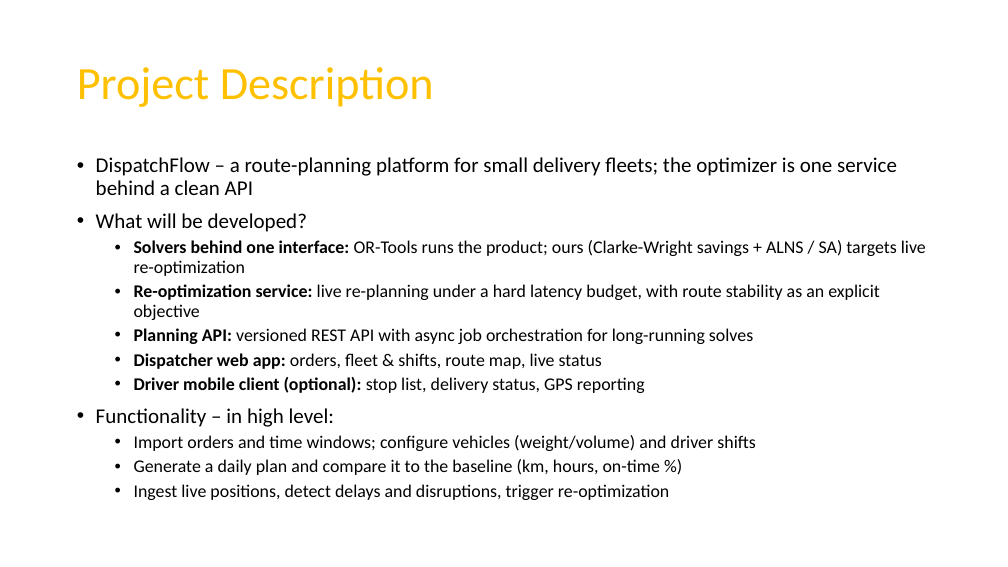
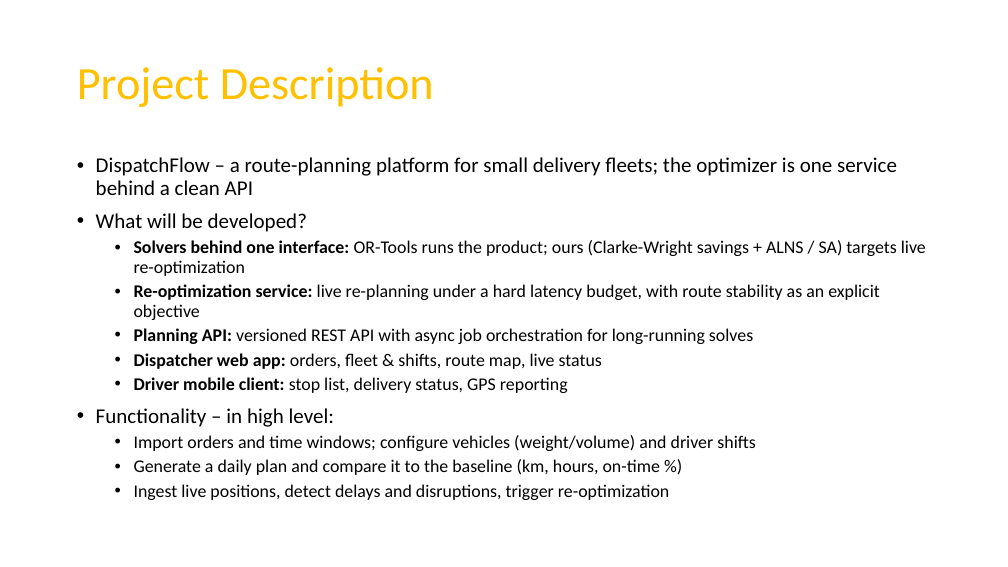
Before and after one commit to NaimElijah/DispatchFlow, a slide deck: slide 6 of docs/presentation/DispatchFlow_Presentation.pptx. Drawn at 1008x567 pixels with LibreOffice and Linux fonts; fonts in the diff are those of the drawing. Boxes give left, top, right and bottom in pixels: in the first picture for what was removed or moved away, otherwise in the second. Text is boxed around its words. In the diff, an @@ line names an element or a change of style, - is before the commit and + after.

```diff
--- a/docs/presentation/DispatchFlow_Presentation.pptx
+++ b/docs/presentation/DispatchFlow_Presentation.pptx
@@ text at [134, 377, 568, 393]: text changed @@
-  • Driver mobile client (optional): stop list, delivery status, GPS reporting
+  • Driver mobile client: stop list, delivery status, GPS reporting
```
Also in this commit, not shown: 1 other slide changed, 3 other files.
